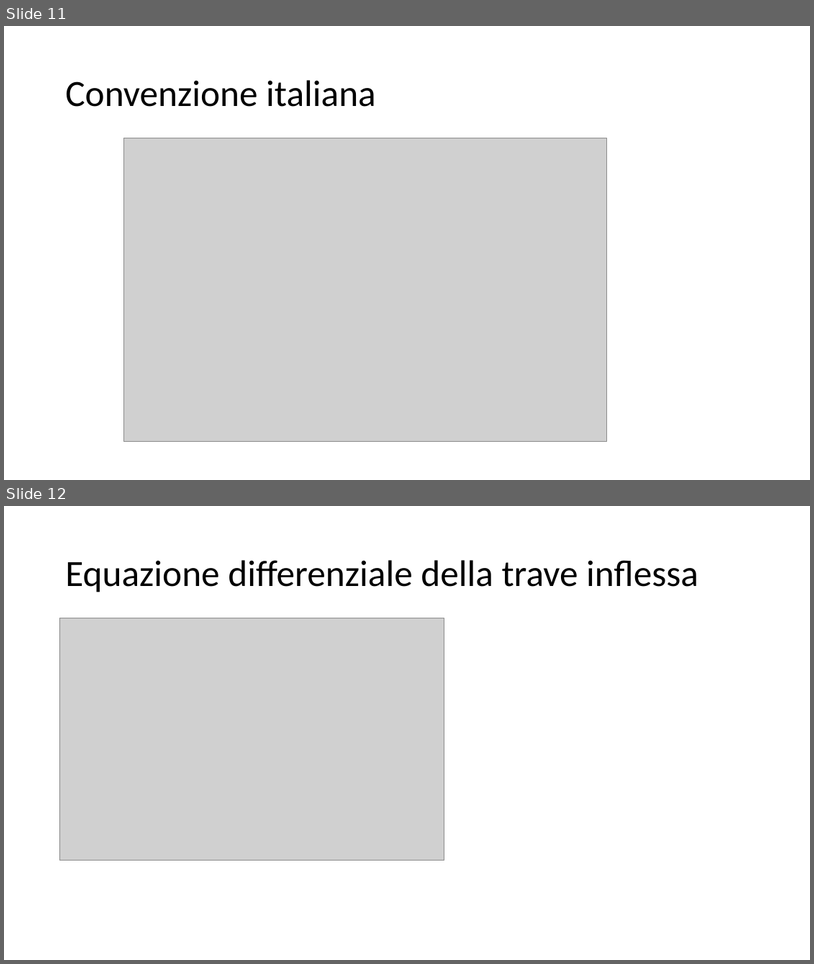
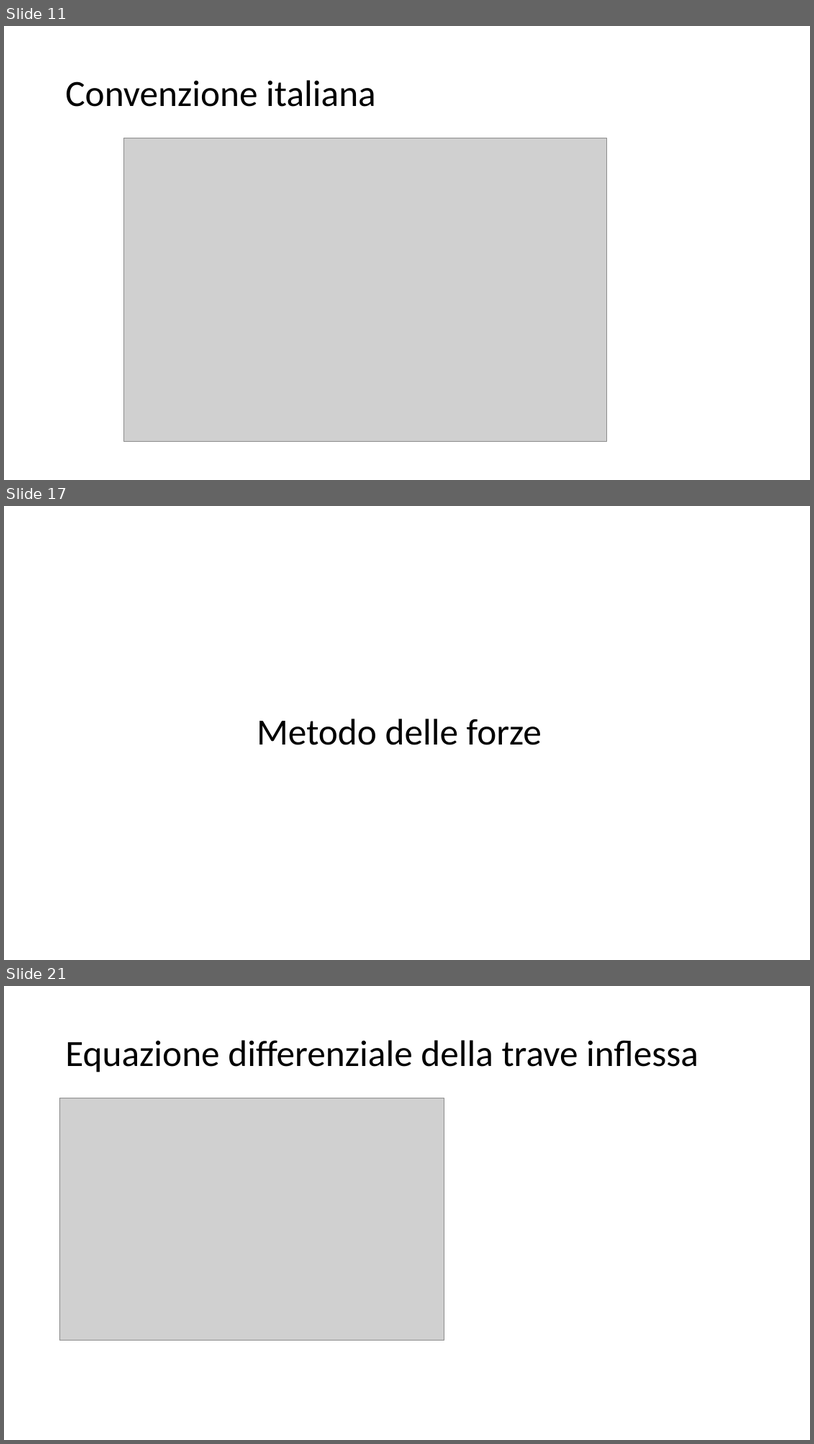
Before and after one commit to giuseppetomassetti/SdC, a slide deck: lezioni/H 10-13 deformazione nelle travi inflesse.pptx. Shown one above the other, each under a label of ours: slides 11 and 12 before the commit, slides 11, 17 and 21 after it; the slides between them are not shown. The pictures are 814x964 and 814x1444 pixels, drawn with LibreOffice and Linux fonts; fonts in the diff are those of the drawing; grey boxes stand for pictures. Boxes give left, top, right and bottom in pixels: in the first picture for what was removed or moved away, otherwise in the second. Text is boxed around its words. In the diff, an @@ line names an element or a change of style, - is before the commit and + after.

```diff
--- a/lezioni/H 10-13 deformazione nelle travi inflesse.pptx
+++ b/lezioni/H 10-13 deformazione nelle travi inflesse.pptx
@@ slide 17 added at (x1=4, y1=506, x2=810, y2=960), background #FFFFFF @@
@@ title added at (x1=257, y1=718, x2=542, y2=745), 44 pt, text #000000 @@
+Metodo delle forze
@@ what was slide 12 is now slide 21 @@
```
Also in this commit, not shown: 2 slides changed, 12 other slides added, 3 other files.
